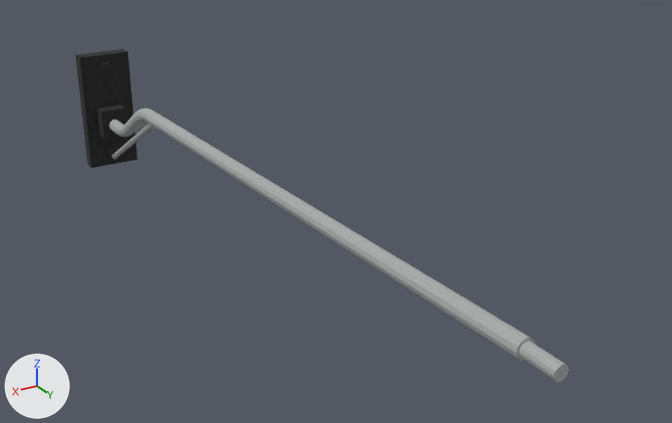
The OBJ model src/main/resources/assets/realgrid/models/block/pole_light_mount/arm_5_straight.obj, before and after one commit.
Both versions are drawn from a camera (50 mm lens) standing at (2.56, 5.94, 2.62) and looking at (0.11, 1.85, 0.58). Arrows for +X, +Y and +Z are at lower left; the lights stay in place. The picture after the commit comes second. Where no turn or scale is listed for an object, it has been applied to the vertices. Vertices at exactly the same position are counted once.

Objects in the first picture: 'pole_light_mount_5_straight'.
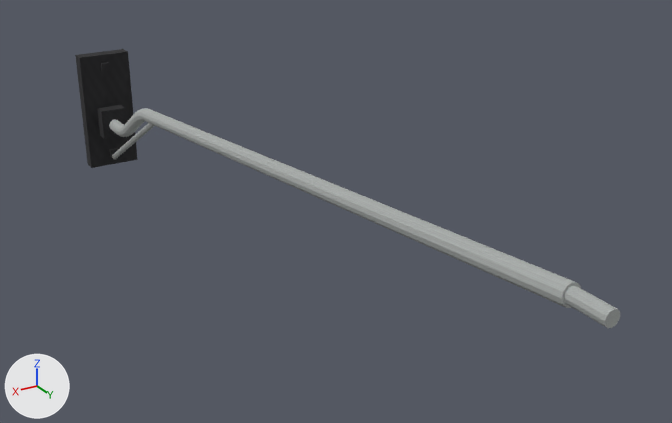
Patch to the scene script:
```diff
--- a/src/main/resources/assets/realgrid/models/block/pole_light_mount/arm_5_straight.obj.py
+++ b/src/main/resources/assets/realgrid/models/block/pole_light_mount/arm_5_straight.obj.py
@@ me_pole_light_mount_5_straight @@
 # used by ob_pole_light_mount_5_straight; location = (0.0, 0.0, 0.0)
-me_pole_light_mount_5_straight.from_pydata(...)  # 240 vertices, 213 faces; spans x 0.31..0.69, y -1.0..4.0, z 0.06..0.94
+me_pole_light_mount_5_straight.from_pydata(...)  # 264 vertices, 237 faces; spans x 0.31..0.69, y -1.0..4.19, z 0.06..1.2
+# me_pole_light_mount_5_straight part 1
+# 1 vertex is removed from x 0.53, y 4.0, z 0.85
+# 7 faces are deleted
+# 11 vertices in x 0.46..0.55, y 3.81..3.82, z 0.81..0.88 move by (0.0, 0.19, 0.31)
+# 8 vertices in x 0.46..0.54, y 3.81..3.82, z 0.81..0.88 move by (0.0, 0.19, 0.3)
+# 8 vertices in x 0.47..0.53, y 4.0, z 0.82..0.88 move by (0.0, 0.06, 0.31)
+# 3 vertices in x 0.46..0.54, y 3.82, z 0.87..0.89 move by (0.0, 0.18, 0.31)
+# 3 vertices in x 0.47..0.53, y 4.0, z 0.82..0.87 move by (0.0, 0.06, 0.3)
+# 2 vertices move from x 0.48..0.52, y 3.82, z 0.89 to x 0.48..0.52, y 4.0, z 1.19
+# 2 vertices are added at (0.53, 4.12, 1.16), (0.53, 4.19, 1.16)
+# 12 new vertices lie (0.0, 0.06, 0.0) away from vertices in x 0.47..0.53, y 3.81..4.0, z 0.82..0.88
+# 11 new vertices lie (0.0, 0.07, 0.0) away from vertices in x 0.47..0.53, y 4.12, z 1.12..1.19
+# 31 new faces join them, mat_metal (picture img_pole_light_mount_metal)
+# other edits to the shape of me_pole_light_mount_5_straight do not show in these pictures
 me_pole_light_mount_5_straight.materials.append(mat_clamp)
```

Boxes (x1, y1, x2, y2) around the edits, measured in the pictures (672 x 423 px; the box of a moved part takes in the faces that stretch with it):
'pole_light_mount_5_straight', reshaped (10% wider, 16% shorter): before (75, 49, 569, 382); after (75, 49, 620, 328)
part 1 of me_pole_light_mount_5_straight, moved or reshaped: before (146, 111, 569, 382); after (146, 111, 620, 328)
